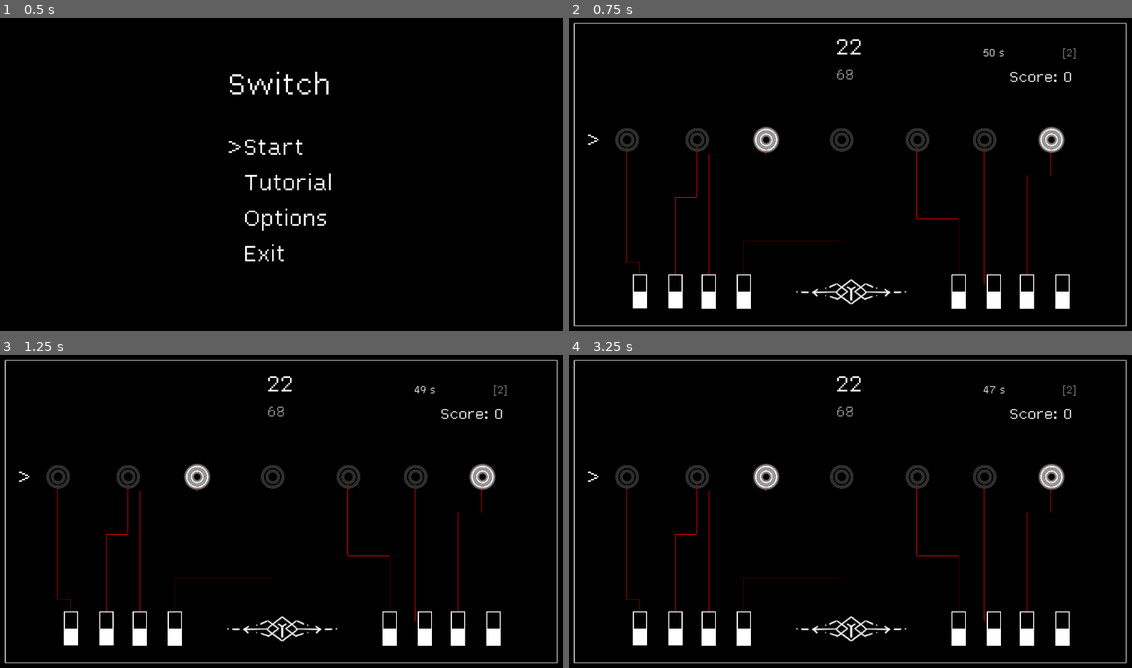
Above: before the commit, frames 1-4 (two rows, left to right).
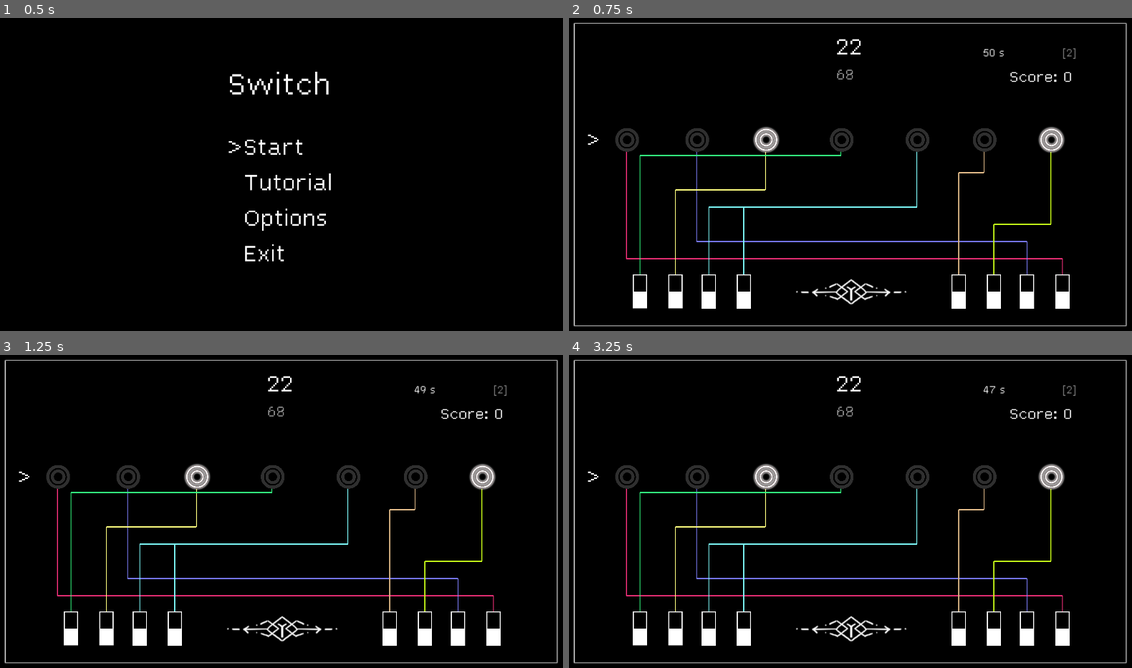
Above: after the commit, the same moments.

Repository: DragonCat4012/Switch
Game: Godot game, scene res://Scenes/menu.tscn
Same seed, same stepped clock (60 frames per second), same inputs: the game is played once before the commit and once after it.
Inputs (mouse positions are in pixels of both pictures, inside the frame that each line leads up to):
- Up to frame 1 (0.5 s): no input
- Up to frame 2 (0.75 s): tap Enter (ui_accept) at 0.5 s; move the mouse to (979, 158) at 0.52 s; hold Right (ui_right) from 0.53 s (still down); click (979, 158) at 0.67 s
- Up to frame 3 (1.25 s): keep holding Right (ui_right); tap Enter (ui_accept) at 0.77 s
- Up to frame 4 (3.25 s): move the mouse to (737, 527) at 1.27 s; release Right (ui_right) at 1.28 s; hold Down (ui_down) 1.28-2.03 s; tap Enter (ui_accept) at 1.52, 2, 2.75, 3.02 s; move the mouse to (906, 439) at 2.02 s; hold Right (ui_right) 2.03-2.78 s; move the mouse to (822, 574) at 2.77 s; hold Up (ui_up) from 2.78 s (still down); click (822, 574) at 2.92 s

Frame 1 is identical in both runs. In frame 2, 1.9% of the frame differs, in the area x 10-88%, y 41-86%; in frame 3, 1.9%; in frame 4, 1.9%.

Commit message:
add draw line generation with colors

Diff:
--- a/Scenes/game.gd
+++ b/Scenes/game.gd
@@ -53,6 +53,7 @@
 var timerIteration = 0
 var timer = Timer.new()
 
+var mapping_dict = {} # key=switch, value=lamp
 var map_dict = { # key=switch, value=lamp
 	2: {
 		1: 4,
@@ -153,7 +154,8 @@
 func switch_activated(_switch_number, _isOn):
 	if not audioPlayer.playing:
 			audioPlayer.play()
-	toggleLamp(map_dict[mapIndex][_switch_number])
+	#toggleLamp(map_dict[mapIndex][_switch_number])
+	toggleLamp(mapping_dict[_switch_number])
 
 func toggleLamp(_lampID):
 	if _lampID == 1:
@@ -242,27 +244,42 @@
 
 func createWires():
 	var arr = wireHandler.createMapping()
-	var from = Vector2(20,20)
-	var to = Vector2(1190, 1190)
-	var color = Color(1,0,0,1)
-	var minDiff = 25
-	print(arr)
+	setDict(arr)
+	var minDiff = 40
+	var minVec = Vector2(0, minDiff)
+	var minDiffSwitch = 55
+	var minswicthVec = Vector2(0, minDiffSwitch)
 
 	var switches = [switch1, switch2, switch3, switch4, switch5, switch6, switch7, switch8]
 	var lamps = [lamp1, lamp2, lamp3, lamp4, lamp5, lamp6, lamp7]
-	var levelDistances = (switch1.position.y - minDiff - lamp1.position.y + minDiff) / lamps.size()
+
+	var levelDistances = (switch1.position.y - lamp1.position.y) / lamps.size() - minDiffSwitch + minDiff # 69
+	var levelPad: int = (levelDistances / lamps.size()) *2
+
+	var line_width = 3
 
 	for w in arr:
-		# line form above
-		var lamp_y: int = int(snapped(lamps[w.lamp-1].position.y + (w.level * levelDistances), 1))#- minDiff
-		draw_line(lamps[w.lamp-1].position + Vector2(0, minDiff), Vector2(lamps[w.lamp-1].position.x, lamp_y)- Vector2(0, minDiff)  ,color)
-
-		# line below
-		var switch_y: int = int(snapped(switches[w.lamp-1].position.y - ((lamps.size() -w.level) * levelDistances), 1))#+ minDiff
-		draw_line(switches[w.lamp-1].position + Vector2(0, minDiff), Vector2(switches[w.lamp-1].position.x, switch_y)- Vector2(0, minDiff) ,color)
-
+		var minY = switches[w.lamp-1].position.y - minDiffSwitch
+		var maxLevelks = levelDistances * lamps.size()
+
+		var p3 = switches[w.switch-1].position - minswicthVec
+		var p2 =  p3 - Vector2(0, maxLevelks - w.level * levelDistances) -  minswicthVec
+
+		var p0 = lamps[w.lamp-1].position + minVec
+		var p1 = Vector2(p0.x, p2.y)
+
+		# up -down
+		draw_line(p0, p1, w.color, line_width)
+		# down-> up
+		draw_line(p3, p2, w.color, line_width)
 	 	# horizontal line
-		draw_line(Vector2(switches[w.lamp-1].position.x, lamp_y) - Vector2(0, minDiff), Vector2(lamps[w.lamp-1].position.x, lamp_y) - Vector2(0, minDiff),color)
+		draw_line(p1, p2, w.color, line_width)
+
+func setDict(mapping):
+	var dict = {} # switch: lamp
+	for w in mapping:
+		dict[w.switch] = w.lamp
+	mapping_dict = dict
 
 func _draw():
 	createWires()
--- a/Wire.gd
+++ b/Wire.gd
@@ -22,19 +22,24 @@
 		var levelArr = [1,2,3,4,5,6,7,8,9,10,11,12]
 		levelArr.resize(nr_lamps)
 
+		var colorArr = [Color(1,0.5, 0.5, 1), Color(0.870588, 0.721569, 0.529412, 1), Color(0.5,0.5,1, 1), Color(0.5,1,1, 1), Color(1,0.5,1, 1),
+		Color(1,1,0.5, 1), Color(0.2,1,0.5, 1), Color(1,0.2,0.5, 1), Color(0.8,1,0.1, 1)]
+
 		# Pair lamps & switches with level
 		for lamp in arrLamps:
 			var level = levelArr.pick_random()
 			var switch = arrSwicthes.pick_random()
-			var wire = (Wire.new(lamp,switch,level))
+			var color = colorArr.pick_random()
+			var wire = (Wire.new(lamp,switch,level, color))
 
 			arrSwicthes.erase(switch)
 			levelArr.erase(level)
+			colorArr.erase(color)
 			dataArr.append(wire)
 
 			if lamp == randomLamp:	# duplicate lamp
 				var switch2 = arrSwicthes.pick_random()
-				var wire2 = (Wire.new(lamp,switch2,level))
+				var wire2 = (Wire.new(lamp,switch2,level, color))
 				arrSwicthes.erase(switch2)
 				dataArr.append(wire2)
 
@@ -44,11 +49,13 @@
 	var lamp = 0
 	var switch = 0
 	var level = 0
+	var color: Color = Color(1,1,1,0)
 
-	func _init(lamp: int = 0, switch: int = 0, level: int = 0):
+	func _init(lamp: int = 0, switch: int = 0, level: int = 0, color = Color(1,1,1,0)):
 		self.lamp = lamp
 		self.switch = switch
 		self.level = level
+		self.color = color
 
 	func _to_string():
 		return "(l: " + str(lamp) + ", s: " + str(switch) + ") l: " +str(level)
